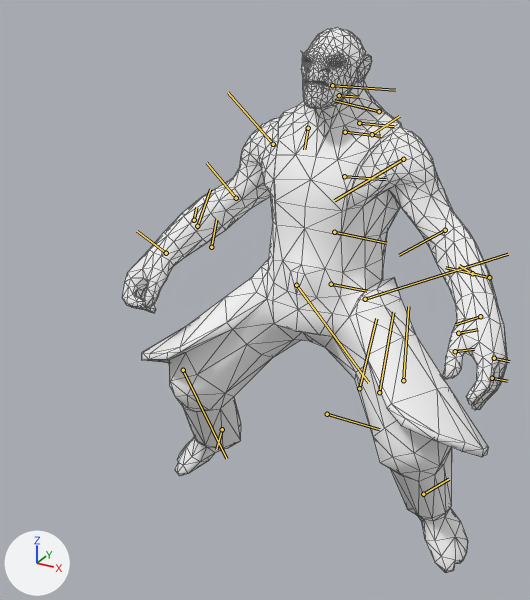
Before and after pictures for a commit that changed the glTF model assets/heroes/disruptor/models/hero.glb.
Rendered twice from a 50 mm lens placed at (2.17, -4.72, 6.66), pointed at (-0.32, -0.19, 4.4). The lights are fixed; the arrows at lower left show +X, +Y and +Z. The first picture is the older version. The bones that change, and the others that lie on the model, are drawn over the model as lines. Mesh edges are drawn as thin lines.

Names of what the first picture shows: 'disruptor.001'.
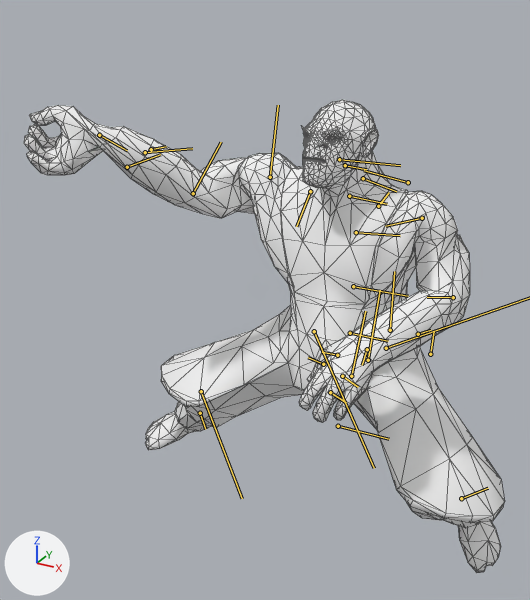
The newer file adds an action. The first version stands in its rest pose; the second is drawn at frame 10 of the action 'attack_anim_2022'.

Location of each change, (x1, y1, x2, y2) in pixels of the pictures (530 x 600 px):
'disruptor.001', posed (25% wider, 13% shorter): before (122, 27, 507, 573); after (24, 100, 505, 573)
bone 'Root_0', root to tip: before (327, 414) to (379, 429); after (338, 426) to (389, 439)
bone 'Root_1', root to tip: before (331, 284) to (367, 291); after (350, 333) to (388, 341)
bone 'thigh_R', root to tip: before (296, 285) to (368, 382); after (314, 331) to (374, 468)
bone 'knee_R', root to tip: before (183, 370) to (226, 458); after (201, 391) to (242, 498)
bone 'ankle_R', root to tip: before (222, 429) to (216, 449); after (200, 413) to (205, 429)
bone 'ankle_L', root to tip: before (423, 494) to (449, 479); after (461, 498) to (488, 488)
bone 'Spine_1', root to tip: before (334, 232) to (386, 243); after (353, 286) to (408, 296)
bone 'Spine_2', root to tip: before (344, 176) to (386, 179); after (356, 232) to (400, 235)
bone 'Spine_3', root to tip: before (345, 132) to (380, 136); after (349, 196) to (387, 204)
bone 'clavicle_R', root to tip: before (308, 128) to (304, 149); after (310, 191) to (296, 226)
bone 'bicep_R', root to tip: before (273, 144) to (228, 92); after (270, 177) to (278, 105)
bone 'elbow_R', root to tip: before (236, 198) to (206, 162); after (193, 193) to (221, 142)
bone 'wrist_R', root to tip: before (166, 253) to (137, 231); after (99, 135) to (127, 150)
bone 'Head_1', root to tip: before (332, 85) to (395, 90); after (339, 159) to (400, 165)
bone 'clavicle_L', root to tip: before (372, 134) to (399, 116); after (378, 206) to (389, 192)
bone 'bicep_L', root to tip: before (403, 159) to (334, 200); after (422, 218) to (385, 226)
bone 'elbow_L', root to tip: before (445, 230) to (399, 255); after (453, 297) to (427, 297)
bone 'wrist_L', root to tip: before (480, 316) to (455, 324); after (367, 349) to (362, 365)
bone 'index_0_L', root to tip: before (494, 358) to (509, 361); after (342, 376) to (358, 387)
bone 'index_1_L', root to tip: before (492, 378) to (507, 381); after (330, 392) to (346, 402)
bone 'thumb_0_L', root to tip: before (458, 333) to (478, 329); after (337, 355) to (322, 352)
bone 'thumb_1_L', root to tip: before (455, 351) to (474, 349); after (323, 364) to (308, 357)

The change in detail:
Bone 'Root_0' (bone_root_0) moves from (0.0, 0.0, 0.0) to (-0.41, -0.06, -0.37).
Bone 'Root_0' (bone_root_0) turns from (0, 0, 0) to (-8, 19, 12) degrees about its own x, y and z.
Bone 'Root_1' (bone_root_1) moves from (0.0, 0.0, 0.0) to (0.08, -0.03, 0.14).
Bone 'Root_1' (bone_root_1) turns from (0, 0, 0) to (6, -6, -6) degrees about its own x, y and z.
Bone 'thigh_R' (bone_thigh_r) turns from (0, 0, 0) to (11, 7, 16) degrees about its own x, y and z.
Bone 'knee_R' (bone_knee_r) turns from (0, 0, 0) to (0, -24, 0) degrees about its own x, y and z.
Bone 'ankle_R' (bone_ankle_r) turns from (0, 0, 0) to (-14, -8, -21) degrees about its own x, y and z.
Bone 'thigh_L' (bone_thigh_l) turns from (0, 0, 0) to (19, 4, -5) degrees about its own x, y and z.
Bone 'ankle_L' (bone_ankle_l) turns from (0, 0, 0) to (-13, -16, -15) degrees about its own x, y and z.
Bone 'Spine_1' (bone_spine_1) turns from (0, 0, 0) to (-7, 0, -7) degrees about its own x, y and z.
Bone 'Spine_2' (bone_spine_2) turns from (0, 0, 0) to (2, 13, 3) degrees about its own x, y and z.
Bone 'Spine_3' (bone_spine_3) turns from (0, 0, 0) to (-6, -17, 5) degrees about its own x, y and z.
Bone 'clavicle_R' (bone_clavicle_r) turns from (0, 0, 0) to (5, -38, 17) degrees about its own x, y and z.
Bone 'bicep_R' (bone_bicep_r) turns from (0, 0, 0) to (31, 52, 3) degrees about its own x, y and z.
Bone 'elbow_R' (bone_elbow_r) turns from (0, 0, 0) to (5, -54, -61) degrees about its own x, y and z.
Bone 'wrist_R' (bone_wrist_r) turns from (0, 0, 0) to (-131, -43, 37) degrees about its own x, y and z.
Bone 'Head_1' (bone_head_1) turns from (0, 0, 0) to (11, -7, -15) degrees about its own x, y and z.
Bone 'clavicle_L' (bone_clavicle_l) turns from (0, 0, 0) to (-33, -13, 22) degrees about its own x, y and z.
Bone 'bicep_L' (bone_bicep_l) turns from (0, 0, 0) to (80, -10, 22) degrees about its own x, y and z.
Bone 'elbow_L' (bone_elbow_l) turns from (0, 0, 0) to (0, 46, 0) degrees about its own x, y and z.
Bone 'wrist_L' (bone_wrist_l) turns from (0, 0, 0) to (24, -14, -25) degrees about its own x, y and z.
Bone 'index_0_L' (bone_index_0_l) turns from (0, 0, 0) to (0, 11, 0) degrees about its own x, y and z.
Bone 'index_1_L' (bone_index_1_l) turns from (0, 0, 0) to (3, 10, 3) degrees about its own x, y and z.
Bone 'thumb_0_L' (bone_thumb_0_l) turns from (0, 0, 0) to (15, -9, -55) degrees about its own x, y and z.
Bone 'thumb_1_L' (bone_thumb_1_l) turns from (0, 0, 0) to (10, 10, 5) degrees about its own x, y and z.
